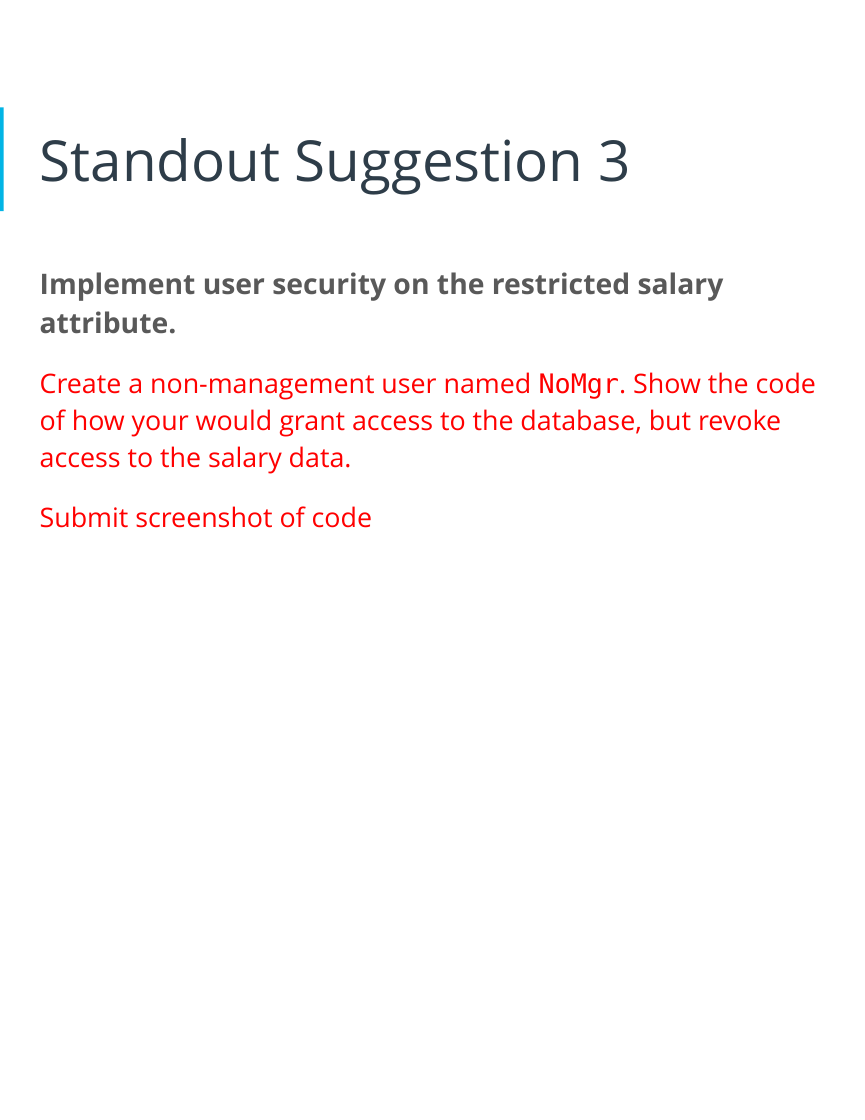
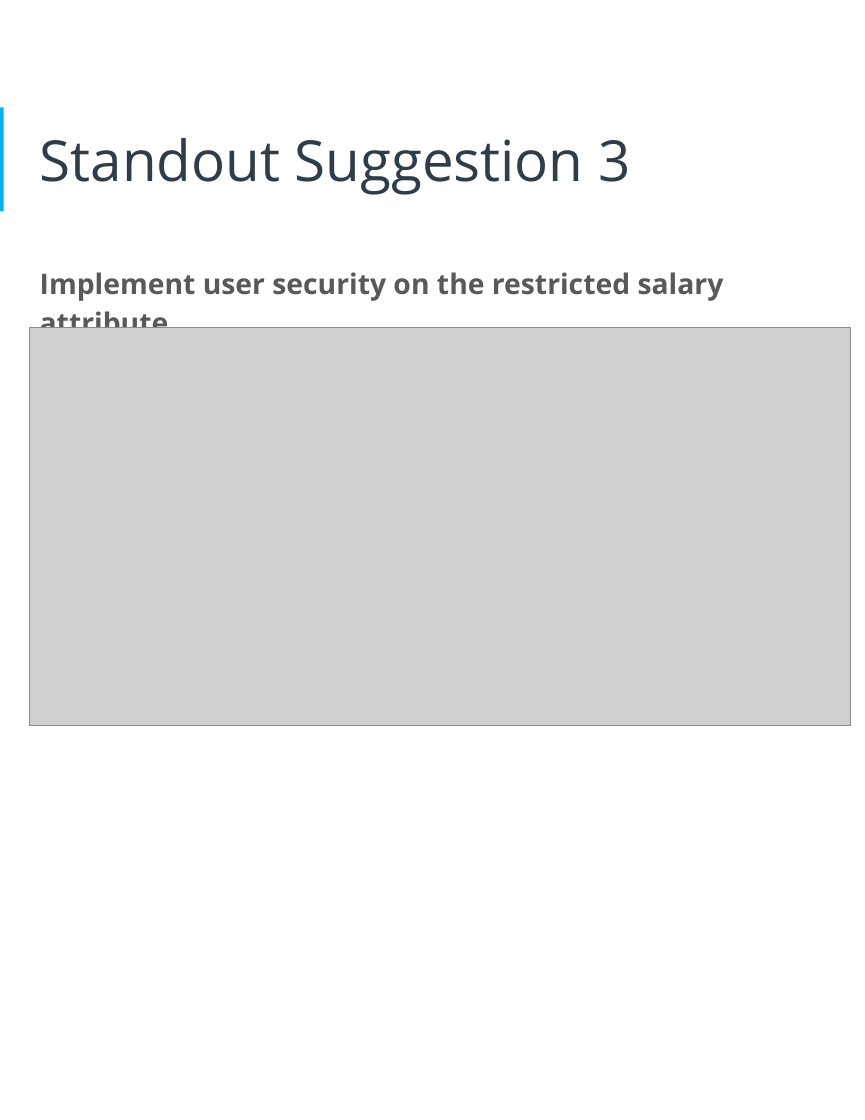
Before and after one commit to fuongcao/udacity-data-achitect, a slide deck: slide 32 of 1- Designing an HR Database/proposal.pptx (slide 30 before the commit). Drawn at 865x1120 pixels with LibreOffice and Linux fonts; fonts in the diff are those of the drawing; grey boxes stand for pictures. Boxes give left, top, right and bottom in pixels: in the first picture for what was removed or moved away, otherwise in the second. Text is boxed around its words. In the diff, an @@ line names an element or a change of style, - is before the commit and + after.

```diff
--- a/1- Designing an HR Database/proposal.pptx
+++ b/1- Designing an HR Database/proposal.pptx
@@ picture added at <box>30,328,851,726</box> @@
@@ text at <box>40,372,816,528</box>: paragraphs removed @@
-Create a non-management user named NoMgr. Show the code of how your would grant access to the database, but revoke access to the salary data.
-Submit screenshot of code
```
Also in this commit, not shown: 14 other slides changed, 2 slides added, 11 other files.
